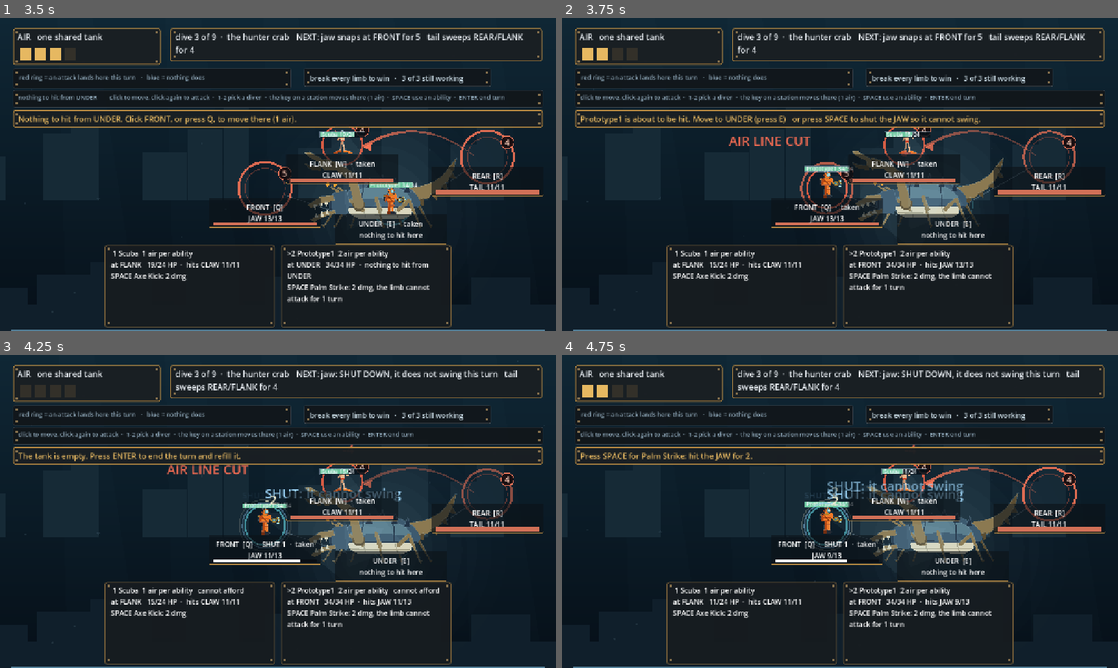
Above: before the commit, frames 1-4 (two rows, left to right).
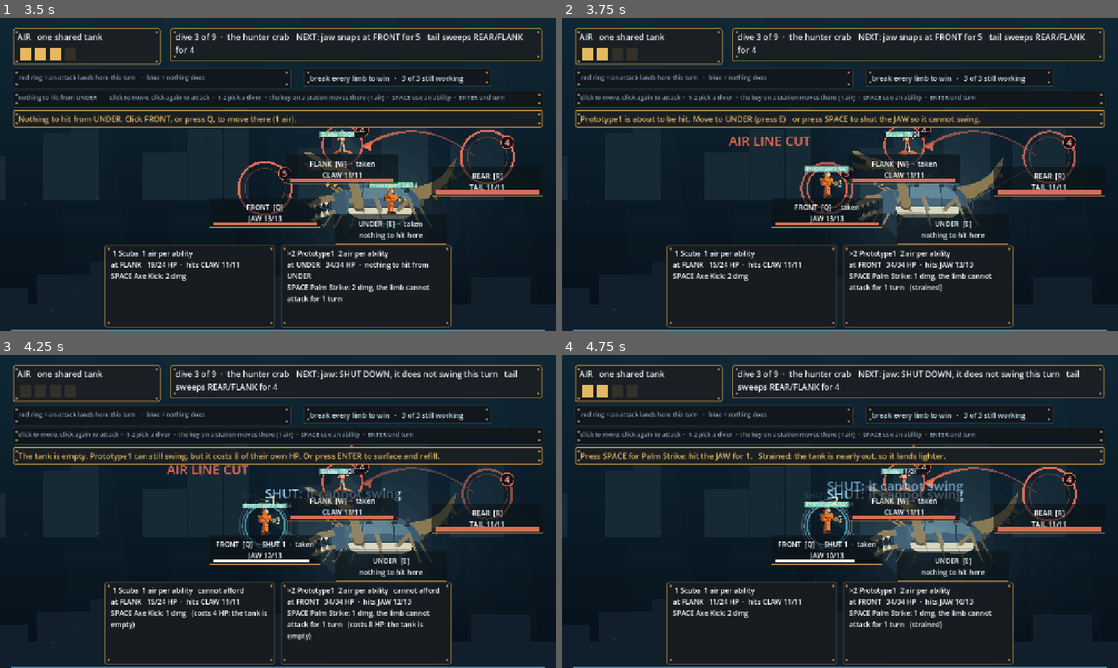
Above: after the commit, the same moments.

Repository: ImmortalDemonGod/salvage
Game: Godot game, scene res://game/main.tscn
The game is run twice, just before and just after one commit, with the same random seed, the same clock (stepped at 60 frames per second) and the same inputs.
Inputs (mouse positions are in pixels of both pictures, inside the frame that each line leads up to):
- Up to frame 1 (3.5 s): tap Enter at 0.5, 1.25 s; move the mouse to (400, 158) at 0.52 s; hold Right 0.53-1.25 s; tap 1 at 0.6 s; click (400, 158) at 0.67 s; tap Space at 0.77 s; drag from (166, 190) to (250, 237) at 1.27 s; move the mouse to (333, 105) at 2.02 s; hold Right 2.03-2.75 s; tap 3 at 2.1 s; drag from (250, 237) to (111, 127) at 2.77 s
- Up to frame 2 (3.75 s): tap Enter at 3.5 s; move the mouse to (1006, 221) at 3.52 s; hold Left from 3.53 s (still down); tap Q at 3.6 s
- Up to frame 3 (4.25 s): keep holding Left; tap Space at 3.77 s
- Up to frame 4 (4.75 s): release Left at 4.25 s; tap Enter at 4.25 s; drag from (673, 464) to (756, 433) at 4.27 s

Frame 1 is identical in both runs. In frame 2, less than 0.1% of the frame differs, in the area x 62-69%, y 81-88%; in frame 3, 1.2%, in the area x 17-79%, y 31-92%; in frame 4, 0.6%.

Commit message:
build Glass_Goat's core, which I cut without reading it
docs/glassgoat-combat-system.pdf has been in this repo since the scaffold
and is cited nowhere in my notes, because I never opened it. It specifies
the mechanic that answers the thing the playtester actually complained
about:

  "At 100% Stamina you can use certain abilities... at 60% stamina you can
   use an inferior version of the attack, but at 20% you will use your
   health to perform the action risking your life."

The same button, three different decisions depending on what is left in
the tank. That is what turns "press SPACE four times" into a turn with a
shape: spend big early and finish weak, or hold back and stay strong.

  FULL       room to spare        the ability as written
  STRAINED   the last of the air  one less damage, one less turn of shut
  DESPERATE  the air is gone      push anyway, and the diver pays 4 HP per
                                  missing point of air

Desperation is the overdraft I cut in the small hours, on the grounds that
the judges never used it. That was true and the reasoning was wrong: at
the time the crab hit for 2 against 24 HP, so health was not worth
anything and no trade against it could matter. Fight one hits for 5 now.
It may never kill a diver outright, because that is a cost you choose, not
a way to lose without noticing.

Combat.effect_at() is the single source: the card, the prompt and the
resolution all read it, so the screen can never promise a number the sim
will not pay. The card shows what the ability does RIGHT NOW at the air
you actually have, and marks itself strained or desperate.

Re-swept, paid in content, bands unmoved: crab 60.3, spitter 65.2, dredge
74.7, all inside 55-90. The dredge's limbs came down because every action
now buys a little less.

The fuzz's model needed the new rule too -- an empty tank no longer means
you cannot act -- stated independently rather than delegated to the sim.

Diff:
--- a/content/encounters.gd
+++ b/content/encounters.gd
@@ -152,9 +152,9 @@
 			# player safe ground and handed back too much: casual 92.5%,
 			# outside the pinned band. Paid for in limb HP and damage, not
 			# by moving the band.
-			{"name": "arm", "hp": 14, "station": FRONT},
-			{"name": "boiler", "hp": 12, "station": FLANK},
-			{"name": "winch", "hp": 12, "station": REAR},
+			{"name": "arm", "hp": 11, "station": FRONT},
+			{"name": "boiler", "hp": 10, "station": FLANK},
+			{"name": "winch", "hp": 10, "station": REAR},
 		],
 		"attacks": [
 			{"limb": 0, "stations": [FRONT, FLANK], "dmg": 4, "name": "sweeps"},
--- a/game/main.gd
+++ b/game/main.gd
@@ -571,6 +571,11 @@
 			if not o.down:
 				return "%s is down. Press %d to take over %s." % [d.dname, int(o.id) + 1, o.dname]
 		return ""
+	if combat.air <= 0 and combat.can_attack(d):
+		var de: Dictionary = combat.effect_at(d, 0, Combat.Tier.DESPERATE)
+		if int(de.hp_cost) < int(d.hp):
+			return "The tank is empty. %s can still swing, but it costs %d of their own HP. Or press ENTER to surface and refill." % [
+				d.dname, int(de.hp_cost)]
 	if combat.air <= 0:
 		return "The tank is empty. Press ENTER to end the turn and refill it."
 	if float(d.hp) / max(1.0, float(d.max_hp)) <= 0.34:
@@ -642,8 +647,11 @@
 	if empty_swing:
 		return "An attack will hit empty water and tear an air line: you lose 1 air next turn. Stand in it, or accept it."
 	if lb2 >= 0:
+		var e0: Dictionary = combat.effect_at(d, 0, combat.tier_for(d))
 		var line := "Press SPACE for %s: hit the %s for %d." % [
-			String(d.kit[0].name), String(combat.LIMB_NAMES[lb2]).to_upper(), int(d.kit[0].dmg)]
+			String(d.kit[0].name), String(combat.LIMB_NAMES[lb2]).to_upper(), int(e0.dmg)]
+		if combat.tier_for(d) == Combat.Tier.STRAINED:
+			line += "   Strained: the tank is nearly out, so it lands lighter."
 		if d.kit.size() > 1:
 			line += "   Or F for %s." % String(d.kit[1].name)
 		return line
@@ -905,13 +913,20 @@
 		for slot in range(d.kit.size()):
 			var ab: Dictionary = d.kit[slot]
 			var key := "SPACE" if slot == 0 else "F"
+			var tier: int = combat.tier_for(d)
+			var eff: Dictionary = combat.effect_at(d, slot, tier)
 			var what := ""
 			match String(ab.kind):
-				"hit": what = "%d dmg" % int(ab.dmg)
-				"hit_and_step": what = "%d dmg, then move free" % int(ab.dmg)
-				"hit_wide": what = "%d dmg here and either side" % int(ab.dmg)
-				"shut": what = ("%d dmg, " % int(ab.dmg) if int(ab.dmg) > 0 else "no damage, ") + "the limb cannot attack for %d turn%s" % [int(ab.get("turns", 1)), "" if int(ab.get("turns", 1)) == 1 else "s"]
-			lines.append("%s %s: %s" % [key, String(ab.name), what])
+				"hit": what = "%d dmg" % int(eff.dmg)
+				"hit_and_step": what = "%d dmg, then move free" % int(eff.dmg)
+				"hit_wide": what = "%d dmg here and either side" % int(eff.dmg)
+				"shut": what = ("%d dmg, " % int(eff.dmg) if int(eff.dmg) > 0 else "no damage, ") + "the limb cannot attack for %d turn%s" % [int(eff.turns), "" if int(eff.turns) == 1 else "s"]
+			var tag := ""
+			if tier == Combat.Tier.STRAINED:
+				tag = "   (strained)"
+			elif tier == Combat.Tier.DESPERATE:
+				tag = "   (costs %d HP: the tank is empty)" % int(eff.hp_cost)
+			lines.append("%s %s: %s%s" % [key, String(ab.name), what, tag])
 		# the target once, at the top, instead of on every ability line
 		var onto := ""
 		if not combat.can_attack(d):
--- a/sim/combat.gd
+++ b/sim/combat.gd
@@ -262,6 +262,47 @@
 		out.append(int(order[at + 1]))
 	return out
 
+# GLASS_GOAT'S CORE, from docs/glassgoat-combat-system.pdf, which I had
+# never read until today: "At 100% Stamina you can use certain abilities...
+# at 60% stamina you can use an inferior version of the attack, but at 20%
+# you will use your health to perform the action risking your life."
+#
+# The same button, three different decisions depending on what is left in
+# the tank. This is what turns "press SPACE four times" into a turn with a
+# shape: spend big early and finish weak, or hold back and stay strong.
+#
+#   FULL       room to spare        the ability as written
+#   STRAINED   the last of the air  one less damage, one less turn of shut
+#   DESPERATE  the air is gone      pay the shortfall out of the diver
+const STRAIN_HP := 4     # health per missing point of air
+
+enum Tier { FULL, STRAINED, DESPERATE }
+
+func tier_for(d) -> int:
+	if air >= int(d.cost) + 1:
+		return Tier.FULL
+	if air >= int(d.cost):
+		return Tier.STRAINED
+	return Tier.DESPERATE
+
+func tier_name(t: int) -> String:
+	return ["full", "strained", "desperate"][t]
+
+# What an ability actually does at a tier. The screen and the sim read this
+# one function, so a card can never promise a number the sim will not pay.
+func effect_at(d, slot: int, t: int) -> Dictionary:
+	var ab: Dictionary = d.kit[slot]
+	var dmg: int = int(ab.dmg)
+	var turns: int = int(ab.get("turns", 1))
+	if t == Tier.STRAINED and dmg > 0:
+		dmg = max(1, dmg - 1)
+	elif t == Tier.DESPERATE:
+		if dmg > 0:
+			dmg = max(1, dmg - 2)
+		turns = max(1, turns - 1)
+	var short: int = max(0, int(d.cost) - air)
+	return {"dmg": dmg, "turns": turns, "hp_cost": short * STRAIN_HP if t == Tier.DESPERATE else 0}
+
 func act_ability(i: int, slot: int) -> bool:
 	if i < 0 or i >= divers.size():
 		return false
@@ -269,14 +310,26 @@
 	if slot < 0 or slot >= d.kit.size():
 		return false
 	var ab: Dictionary = d.kit[slot]
-	if outcome != "ongoing" or d.down or not afford(d.cost) or not can_attack(d):
+	if outcome != "ongoing" or d.down or not can_attack(d):
 		return false
 	var limb: int = target_limb(d)
 	if limb < 0:
 		return false
-	air -= d.cost
+	var t: int = tier_for(d)
+	var eff: Dictionary = effect_at(d, slot, t)
+	# Desperation: you may always act, and the shortfall comes out of the
+	# diver instead of the tank. It may never kill them outright -- that is
+	# a cost you choose, not a way to lose without meaning to.
+	if t == Tier.DESPERATE:
+		if int(eff.hp_cost) >= int(d.hp):
+			return false
+		d.hp -= int(eff.hp_cost)
+		air = 0
+		log_lines.append("%s pushes past the empty tank and takes %d for it" % [d.dname, int(eff.hp_cost)])
+	else:
+		air -= int(d.cost)
 	var at_range: bool = d.disables and d.station == BACKLINE
-	var dmg: int = 0 if at_range else int(ab.dmg)
+	var dmg: int = 0 if at_range else int(eff.dmg)
 	if dmg > 0:
 		limb_hp[limb] -= dmg
 		log_lines.append("%s: %s hits the %s for %d" % [d.dname, String(ab.name), LIMB_NAMES[limb], dmg])
@@ -285,7 +338,7 @@
 	match String(ab.kind):
 		"shut":
 			if not limb_broken[limb]:
-				limb_stun[limb] = int(ab.get("turns", 1))
+				limb_stun[limb] = int(eff.turns)
 				log_lines.append("the %s is shut down and will not swing" % LIMB_NAMES[limb])
 		"hit_and_step":
 			var n: Array = neighbours(d.station)
--- a/verify/fuzz.gd
+++ b/verify/fuzz.gd
@@ -90,7 +90,11 @@
 	if int(d.station) < 0 or int(d.station) > 4:
 		return false
 	if c.air < int(d.cost):
-		return false
+		# you may push past an empty tank, paying the shortfall in HP, so
+		# long as it does not kill you outright
+		var short: int = int(d.cost) - c.air
+		if short * Combat.STRAIN_HP >= int(d.hp):
+			return false
 	# A disabler standing at BACKLINE reaches whatever is winding up, with
 	# no limb at its own station. Modelled independently of can_attack on
 	# purpose: this function's job is to disagree with the sim when the sim
